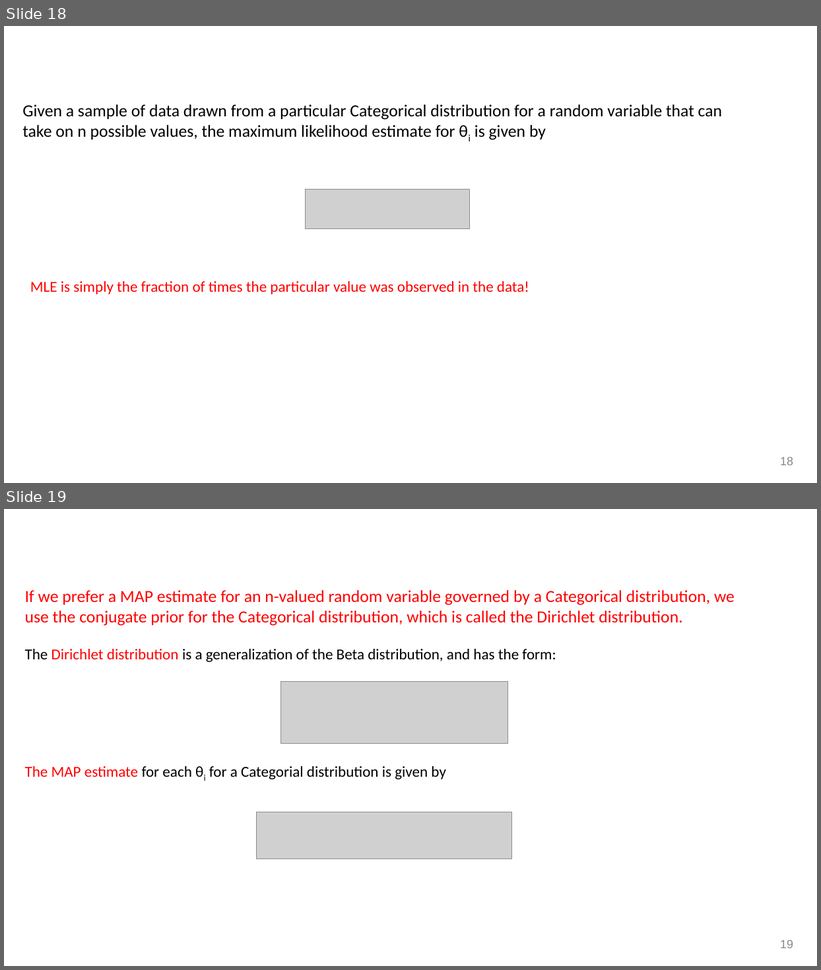
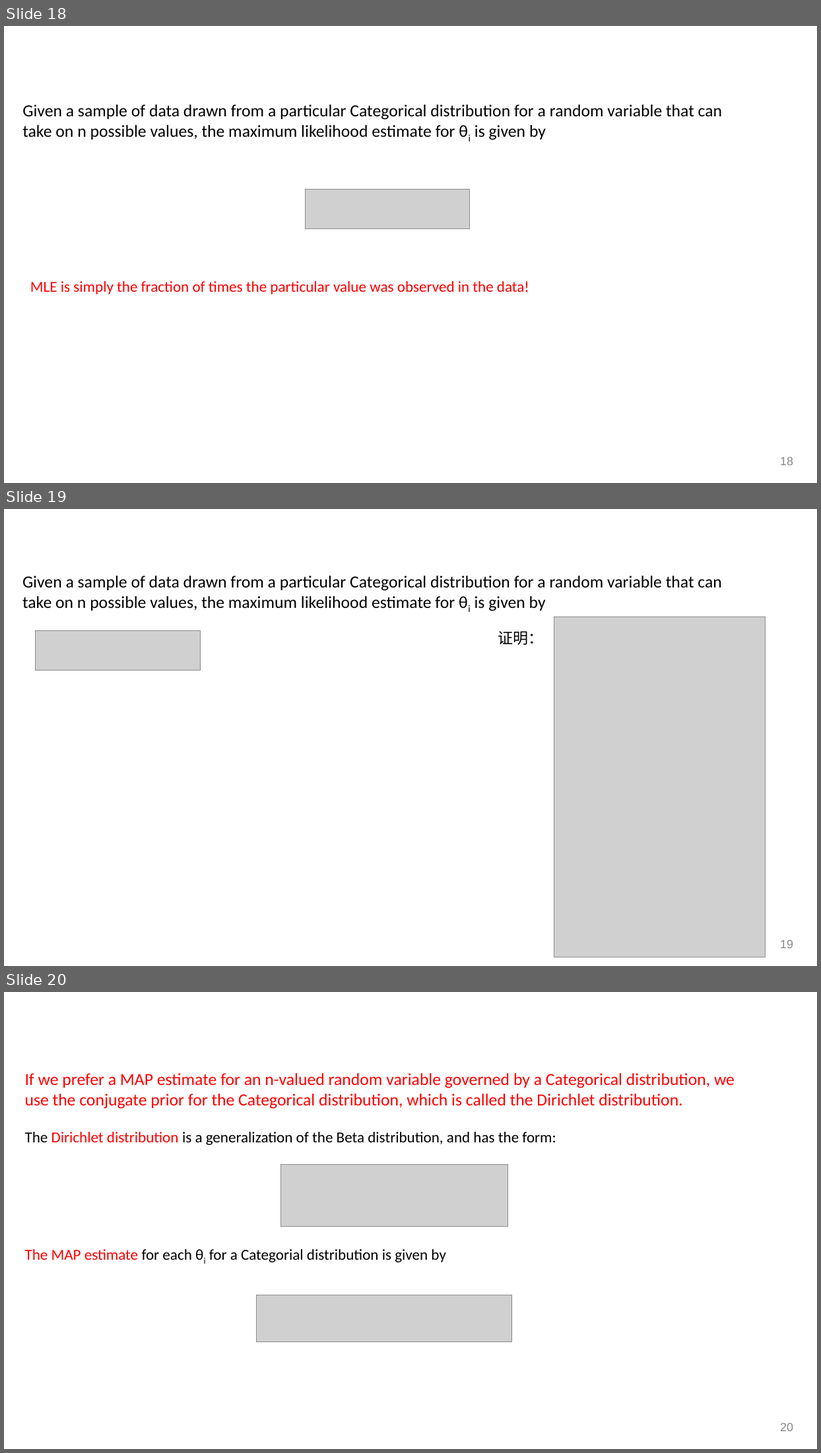
Before and after one commit to wzycslgroup/MLE_MAP, a slide deck: MLE&MAP.pptx. Shown one above the other, each under a label of ours: slides 18 and 19 before the commit, slides 18, 19 and 20 after it. The pictures are 821x970 and 821x1453 pixels, drawn with LibreOffice and Linux fonts; fonts in the diff are those of the drawing; grey boxes stand for pictures; background and template pictures are left out. Boxes give left, top, right and bottom in pixels: in the first picture for what was removed or moved away, otherwise in the second. Text is boxed around its words. In the diff, an @@ line names an element or a change of style, - is before the commit and + after.

Commit message:
Update

```diff
--- a/MLE&MAP.pptx
+++ b/MLE&MAP.pptx
@@ slide 19 added at box(4, 509, 817, 966), background #FFFFFF @@
@@ text added at box(15, 520, 385, 566), 40 pt, text #FFFFFF @@
+Categorical distribution
@@ text added at box(22, 576, 721, 611), 20 pt, text #000000 @@
+Given a sample of data drawn from a particular Categorical distribution for a random variable that can take on n possible values, the maximum likelihood estimate for θi is given by
@@ picture added at box(554, 617, 765, 957) @@
@@ picture added at box(36, 631, 201, 671) @@
@@ text added at box(498, 631, 543, 645), 18 pt, text #000000 @@
+证明：
@@ page number added at box(780, 940, 793, 949), 14 pt, text #888888 @@
+19
@@ what was slide 19 is now slide 20 @@
@@ page number at box(780, 1423, 793, 1432): text changed @@
-19
+20
```
